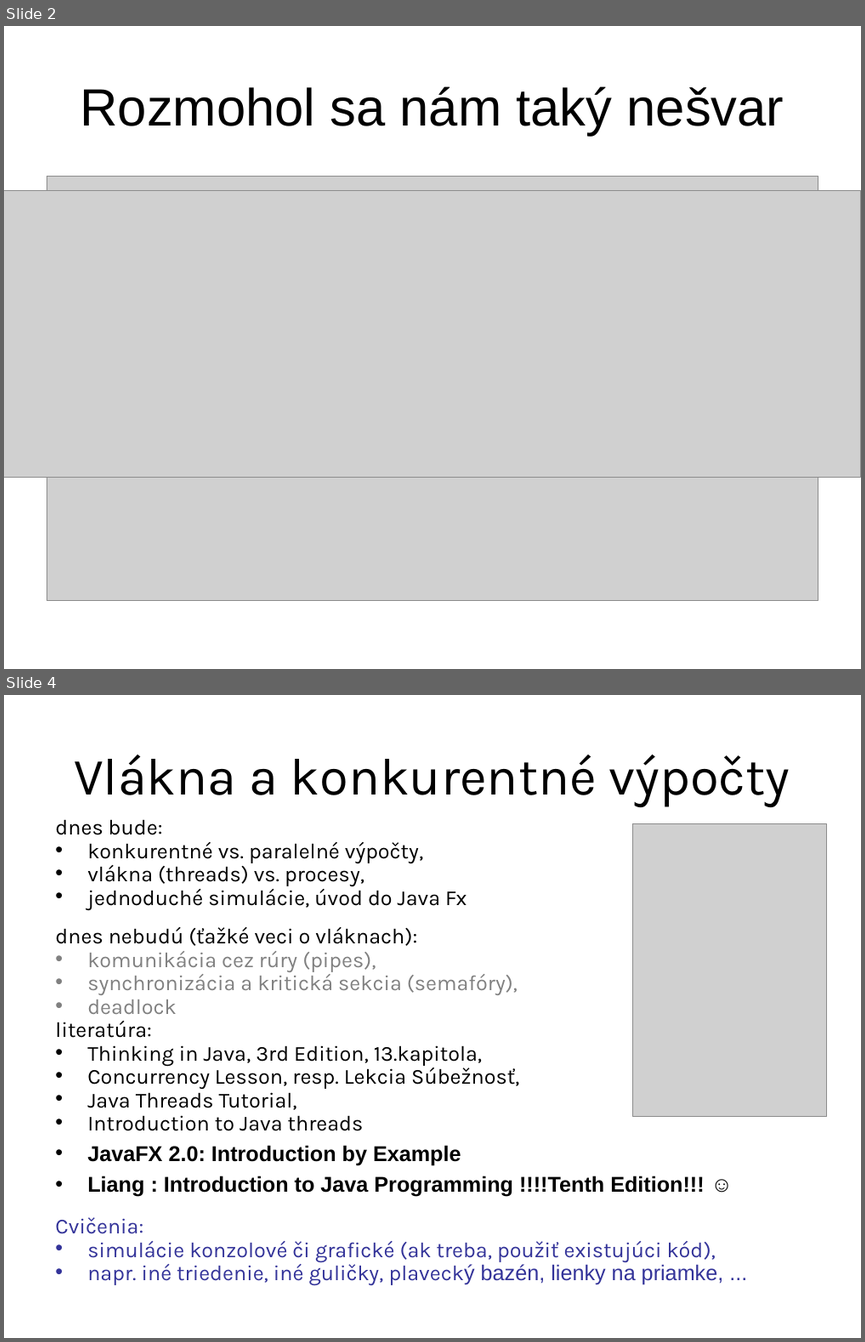
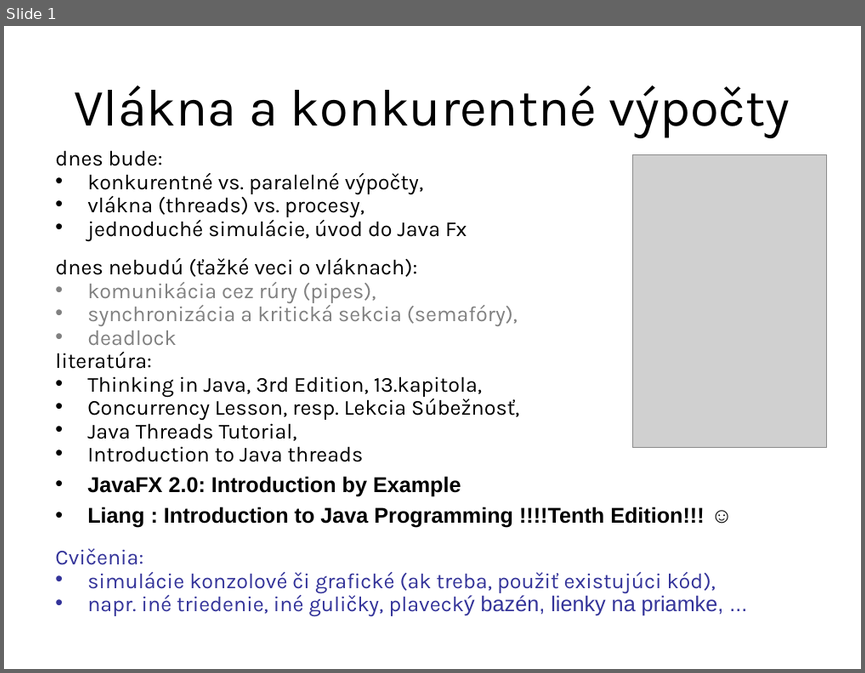
Before and after one commit to Programovanie4/Prednasky, a slide deck: 09/09_java.ppt. Shown one above the other, each under a label of ours: slides 2 and 4 before the commit, slide 1 after it; the slides between them are not shown. The pictures are 865x1342 and 865x673 pixels, drawn with LibreOffice and Linux fonts; fonts in the diff are those of the drawing; grey boxes stand for pictures. Boxes give left, top, right and bottom in pixels: in the first picture for what was removed or moved away, otherwise in the second. Text is boxed around its words. In the diff, an @@ line names an element or a change of style, - is before the commit and + after.

```diff
--- a/09/09_java.ppt
+++ b/09/09_java.ppt
@@ slide 2 removed at box(4, 26, 861, 669), background #FFFFFF @@
@@ title removed at box(80, 86, 784, 136) @@
-Rozmohol sa nám taký nešvar
@@ picture removed at box(46, 176, 818, 600) @@
@@ picture removed at box(4, 191, 860, 477) @@
@@ what was slide 4 is now slide 1 @@
```
Also in this commit, not shown: 7 other slides removed, 3 other files.
